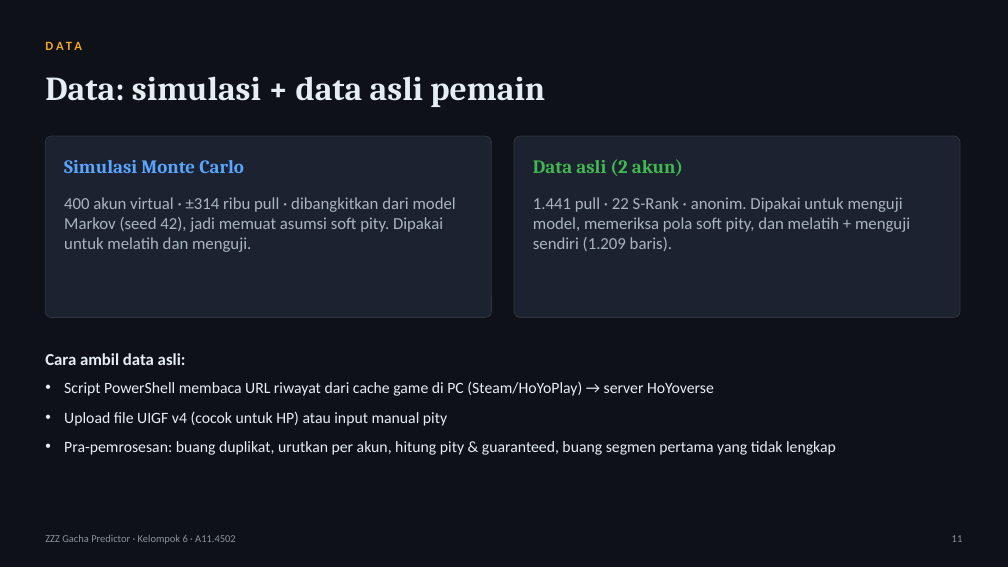
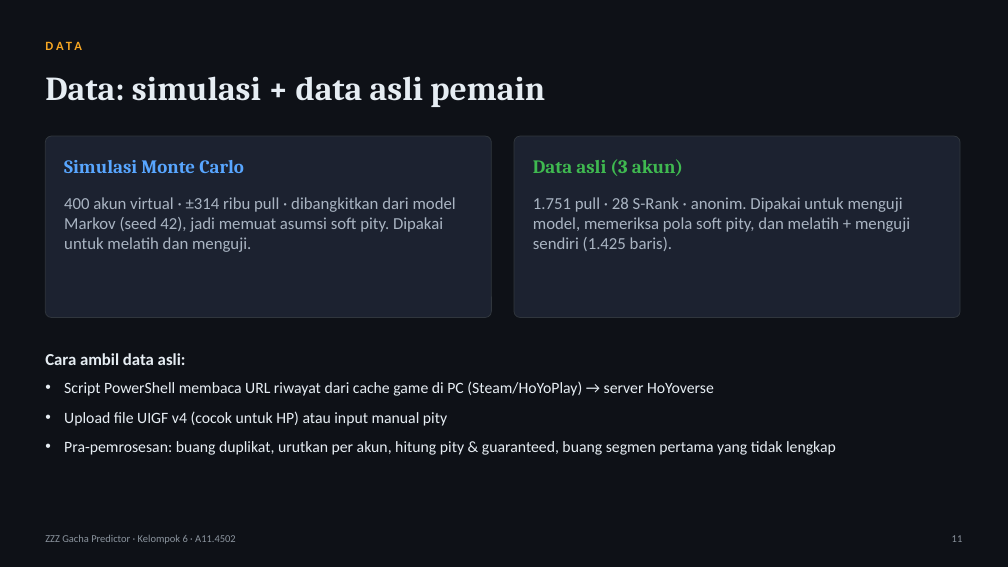
Before and after one commit to tehgeii/project-data-mining, a slide deck: slide 11 of docs/tugas/UAS_Slide_Kelompok6_A11.4502.pptx. Drawn at 1008x567 pixels with LibreOffice and Linux fonts; fonts in the diff are those of the drawing. Boxes give left, top, right and bottom in pixels: in the first picture for what was removed or moved away, otherwise in the second. Text is boxed around its words. In the diff, an @@ line names an element or a change of style, - is before the commit and + after.

Commit message:
Latih ulang dengan 3 akun asli dan perbarui dokumen
- Model dan report dilatih ulang dengan 3 akun asli (1.751 pull, 28 S-Rank;
  eksperimen data asli 1.425 baris, 25 siklus pity).
- Hasil data asli: Random Forest dan Decision Tree teratas (±92,3%), selisih
  antaralgoritma belum signifikan; hanya baseline yang nyata lebih rendah.
- Temuan baru: KNN dan XGBoost tidak stabil di satu fold karena data latihnya
  hanya punya satu siklus Agent guaranteed, sehingga keduanya mempelajari pola
  keliru dari fitur guaranteed. Dijelaskan di laporan, slide, dan PANDUAN.
- Grafik, tangkapan layar, LAPORAN.md, README, dan tanya jawab diperbarui;
  caption KNN di aplikasi diganti penjelasan umum tentang nested grid search.

```diff
--- a/docs/tugas/UAS_Slide_Kelompok6_A11.4502.pptx
+++ b/docs/tugas/UAS_Slide_Kelompok6_A11.4502.pptx
@@ text at box(533, 159, 683, 176): text changed @@
-Data asli (2 akun)
+Data asli (3 akun)
@@ text at box(533, 197, 910, 251): text changed @@
-1.441 pull · 22 S-Rank · anonim. Dipakai untuk menguji model, memeriksa pola soft pity, dan melatih + menguji sendiri (1.209 baris).
+1.751 pull · 28 S-Rank · anonim. Dipakai untuk menguji model, memeriksa pola soft pity, dan melatih + menguji sendiri (1.425 baris).
```
Also in this commit, not shown: 5 other slides changed, 15 other files.
